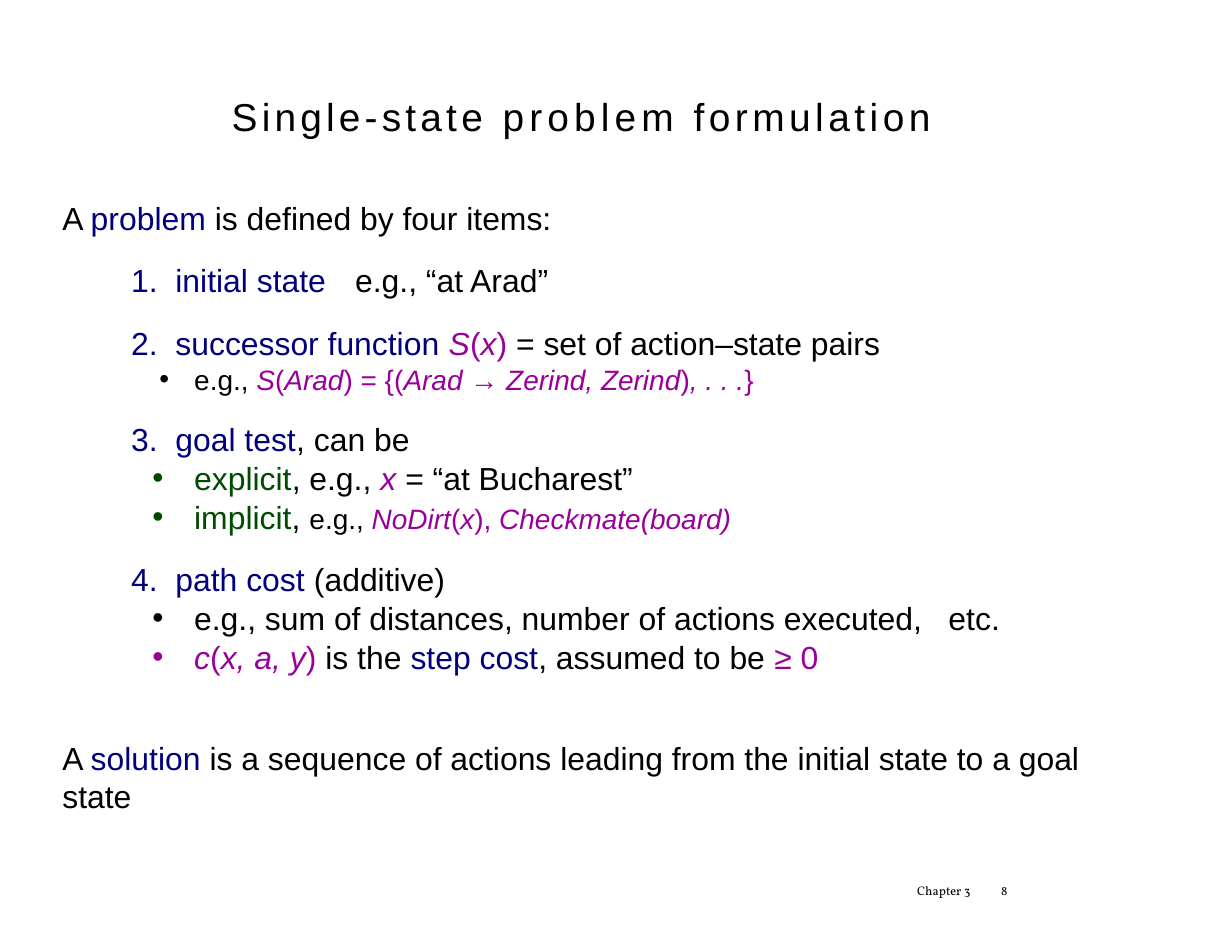
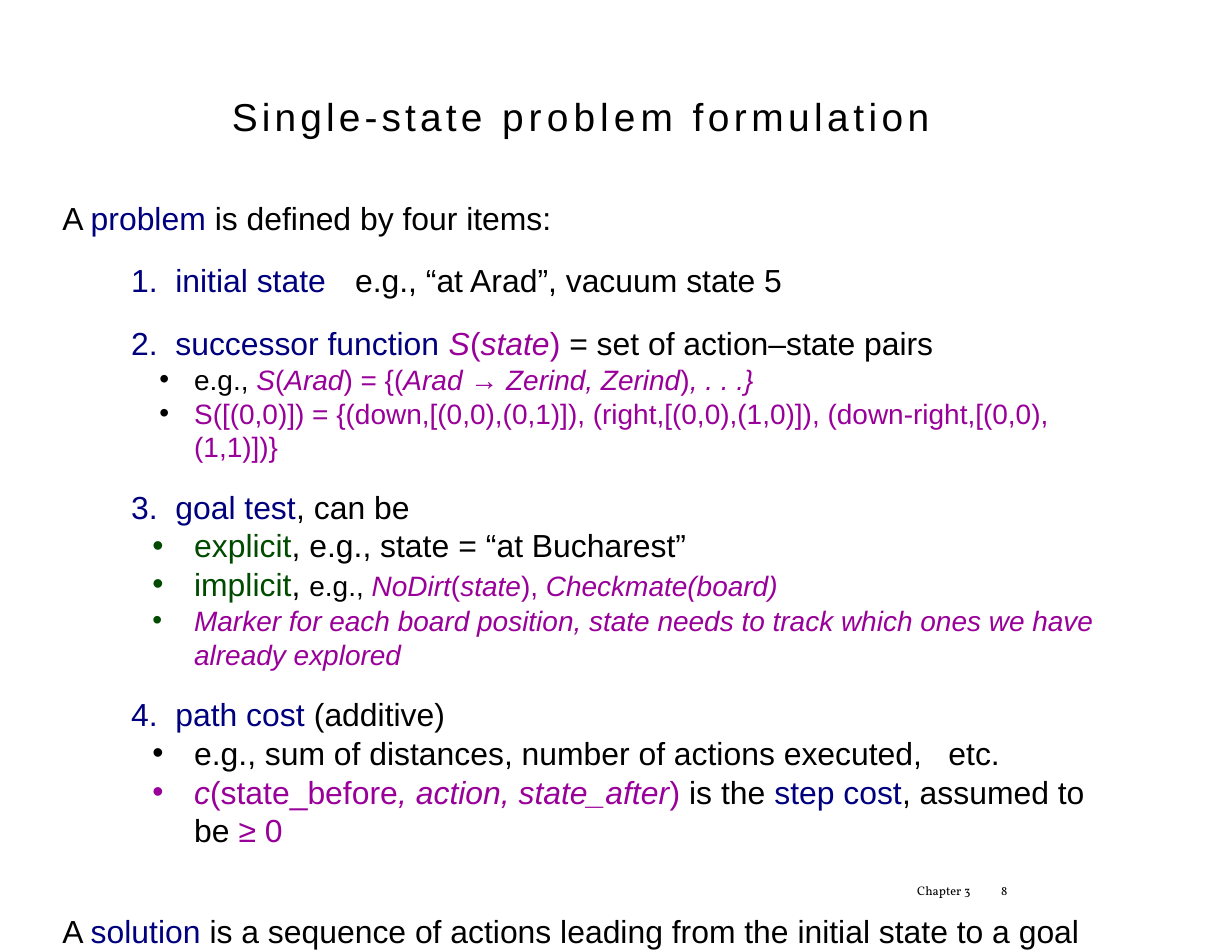
Before and after one commit to tdhock/2023-08-artificial-intelligence, a slide deck: slide 8 of slides/chapter3.1.pptx. Drawn at 1232x952 pixels with LibreOffice and Linux fonts; fonts in the diff are those of the drawing. Boxes give left, top, right and bottom in pixels: in the first picture for what was removed or moved away, otherwise in the second. Text is boxed around its words. In the diff, an @@ line names an element or a change of style, - is before the commit and + after.

```diff
--- a/slides/chapter3.1.pptx
+++ b/slides/chapter3.1.pptx
@@ rectangle "Single-state problem formulation" at [83,101,1028,260]: letter spacing 3.4 to 3.3 pt in "problem" @@
@@ text at [131,269,933,362]: text changed @@
-1. initial state e.g., “at Arad”
-2. successor function S(x) = set of action–state pairs
+1. initial state e.g., “at Arad”, vacuum state 5
+2. successor function S(state) = set of action–state pairs
@@ text at [194,403,1049,462]: paragraph added @@
+• S([(0,0)]) = {(down,[(0,0),(0,1)]), (right,[(0,0),(1,0)]), (down-right,[(0,0),(1,1)])}
@@ text at [194,534,1093,670]: text changed; size 20.5 to 18 pt; italic on @@
-• explicit, e.g., x = “at Bucharest”
-• implicit, e.g., NoDirt(x), Checkmate(board)
+• explicit, e.g., state = “at Bucharest”
+• implicit, e.g., NoDirt(state), Checkmate(board)
+• Marker for each board position, state needs to track which ones we have already explored
@@ text at [194,781,1085,843]: text changed; text colour #000000 to #990099 @@
-• c(x, a, y) is the step cost, assumed to be ≥ 0
+• c(state_before, action, state_after) is the step cost, assumed to be ≥ 0
@@ text "Chapter 3" at [917,886,970,898]: letter spacing 0.1 to 0 pt in "3" @@
@@ page number at [1001,887,1007,895]: letter spacing 0.1 to 0 pt @@
```
Also in this commit, not shown: 30 other slides changed, 4 other files.
